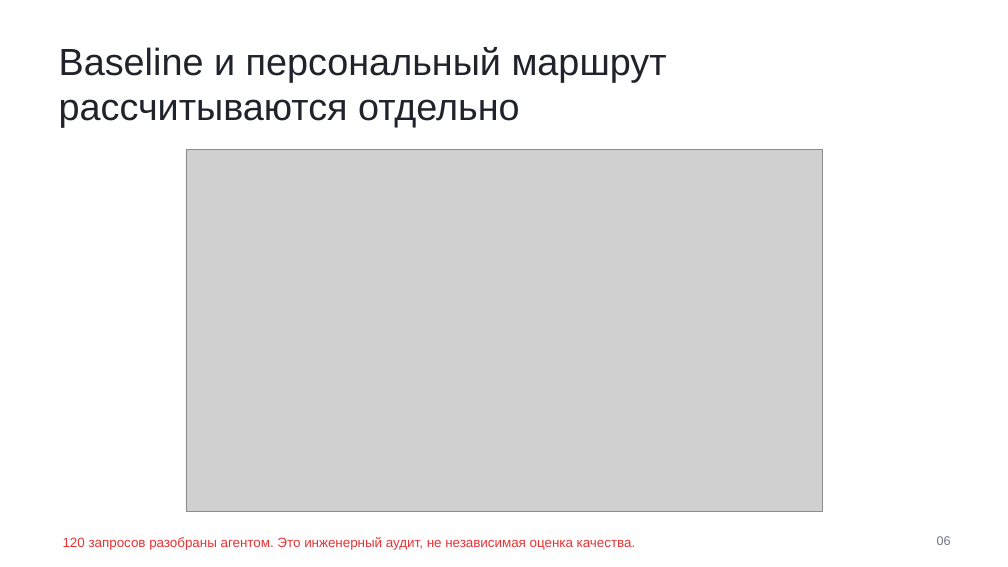
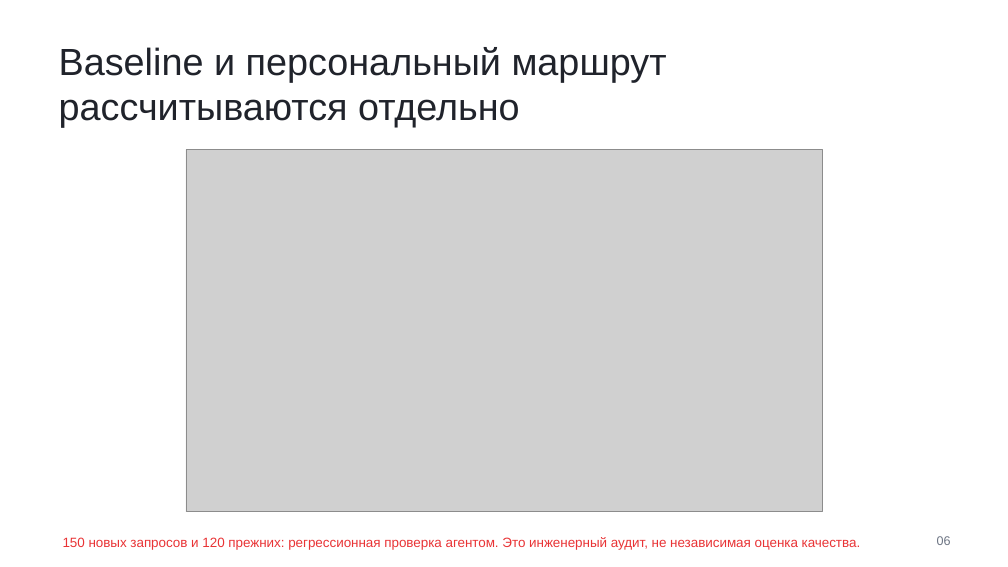
Before and after one commit to Makasinnnnnn/HackAndChange, a slide deck: slide 6 of output/presentation/alfa-route-1.2.pptx. Drawn at 1008x567 pixels with LibreOffice and Linux fonts; fonts in the diff are those of the drawing; grey boxes stand for pictures. Boxes give left, top, right and bottom in pixels: in the first picture for what was removed or moved away, otherwise in the second. Text is boxed around its words. In the diff, an @@ line names an element or a change of style, - is before the commit and + after.

```diff
--- a/output/presentation/alfa-route-1.2.pptx
+++ b/output/presentation/alfa-route-1.2.pptx
@@ text at <box>63,537,861,550</box>: text changed @@
-120 запросов разобраны агентом. Это инженерный аудит, не независимая оценка качества.
+150 новых запросов и 120 прежних: регрессионная проверка агентом. Это инженерный аудит, не независимая оценка качества.
```
Also in this commit, not shown: 2 other slides changed, 28 other files.
